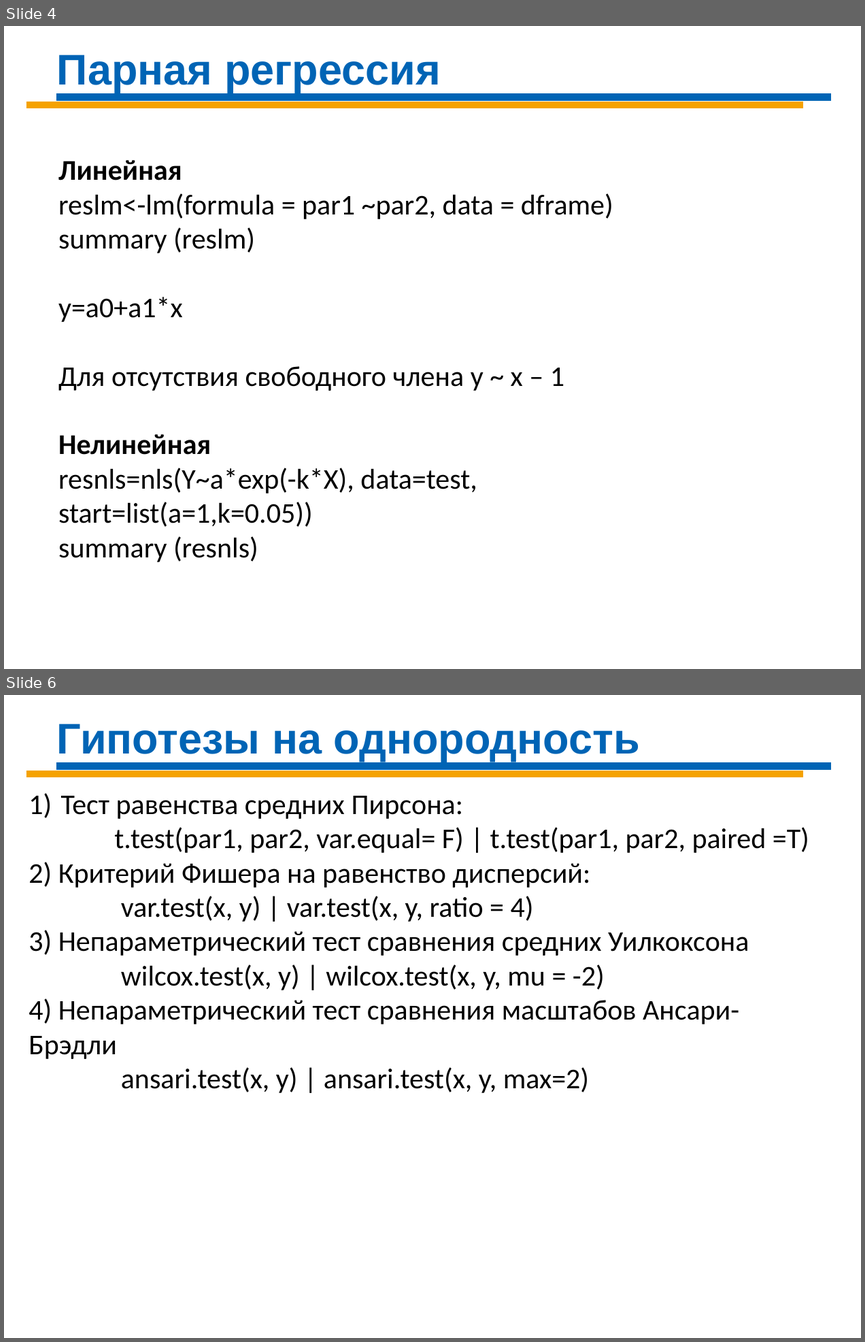
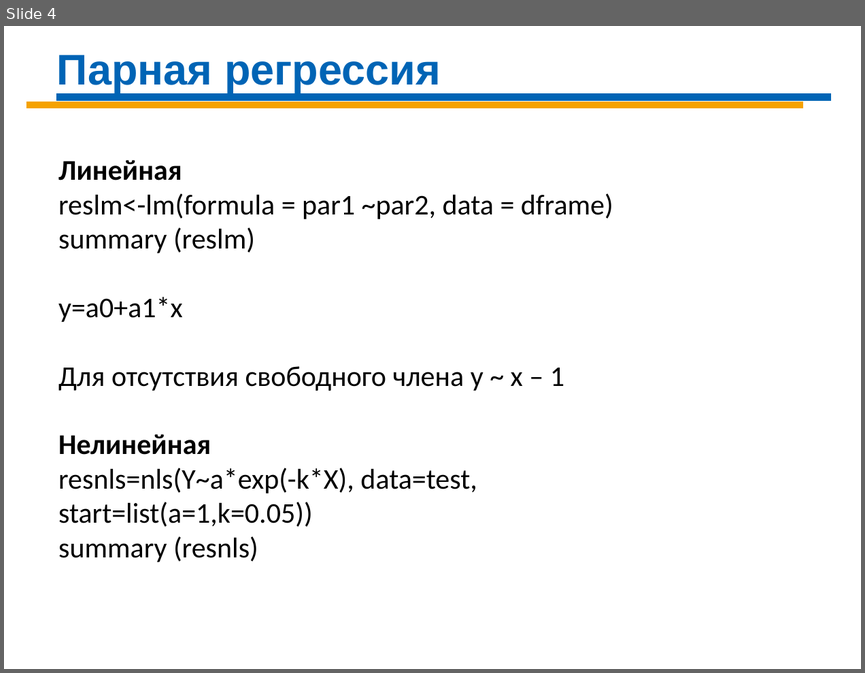
Before and after one commit to Demolis/Infopulse, a slide deck: Data Science/DS-Day-05 R.pptx. Shown one above the other, each under a label of ours: slides 4 and 6 before the commit, slide 4 after it; the slides between them are not shown. The pictures are 865x1342 and 865x673 pixels, drawn with LibreOffice and Linux fonts; fonts in the diff are those of the drawing. Boxes give left, top, right and bottom in pixels: in the first picture for what was removed or moved away, otherwise in the second. Text is boxed around its words. In the diff, an @@ line names an element or a change of style, - is before the commit and + after.

```diff
--- a/Data Science/DS-Day-05 R.pptx
+++ b/Data Science/DS-Day-05 R.pptx
@@ slide 6 removed at <box>4,695,861,1338</box>, background #FFFFFF @@
@@ text removed at <box>57,724,640,762</box> @@
-Гипотезы на однородность
@@ line removed from (26, 774) to (802, 774) @@
@@ line removed from (56, 766) to (831, 766) @@
@@ text removed at <box>28,796,809,1093</box> @@
-1) Тест равенства средних Пирсона:
-t.test(par1, par2, var.equal= F) | t.test(par1, par2, paired =T)
-2) Критерий Фишера на равенство дисперсий:
-var.test(x, y) | var.test(x, y, ratio = 4)
-3) Непараметрический тест сравнения средних Уилкоксона
-wilcox.test(x, y) | wilcox.test(x, y, mu = -2)
-4) Непараметрический тест сравнения масштабов Ансари-Брэдли
-ansari.test(x, y) | ansari.test(x, y, max=2)
```
Also in this commit, not shown: 1 slide changed, 1 other slide removed.
